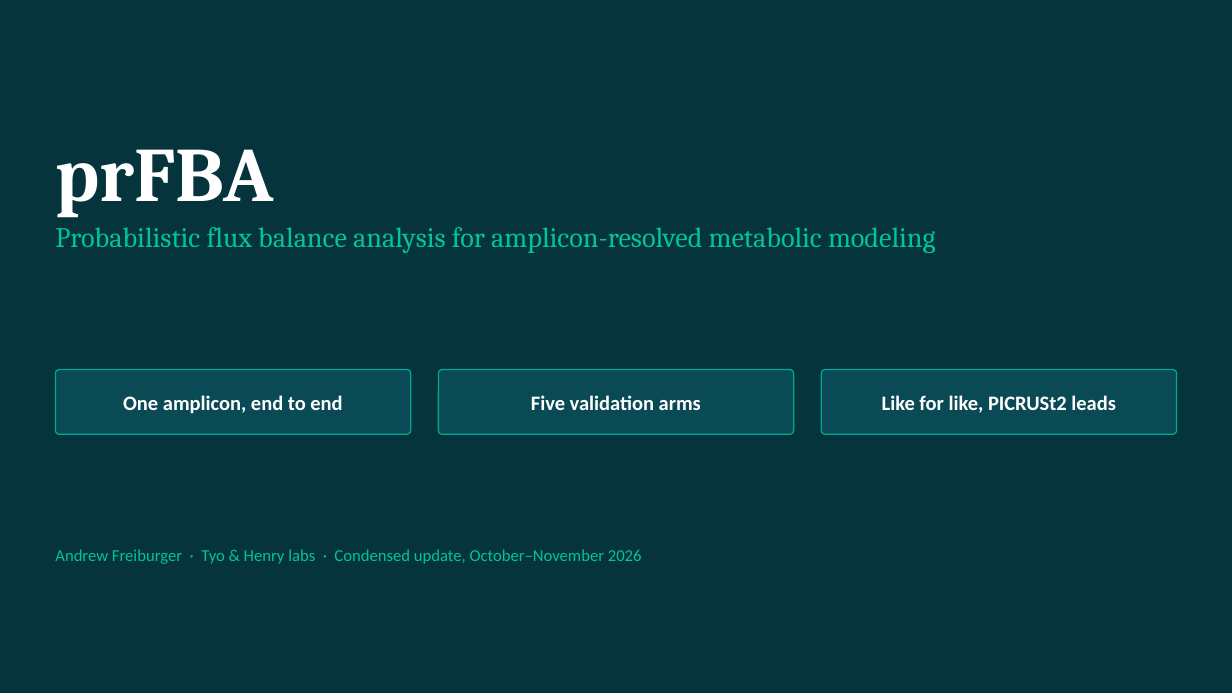
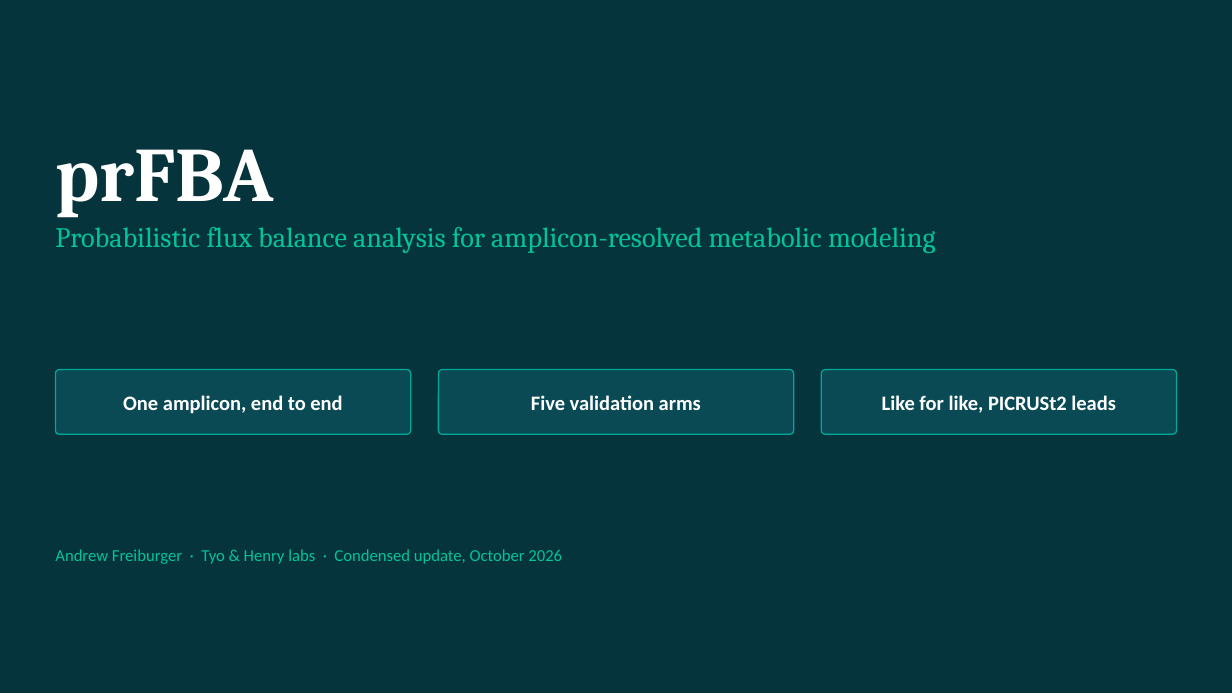
Before and after one commit to freiburgermsu/prFBA, a slide deck: slide 1 of presentations/prFBA_brief_2026-10.pptx. Drawn at 1232x693 pixels with LibreOffice and Linux fonts; fonts in the diff are those of the drawing. Boxes give left, top, right and bottom in pixels: in the first picture for what was removed or moved away, otherwise in the second. Text is boxed around its words. In the diff, an @@ line names an element or a change of style, - is before the commit and + after.

```diff
--- a/presentations/prFBA_brief_2026-10.pptx
+++ b/presentations/prFBA_brief_2026-10.pptx
@@ text at bbox=[55, 549, 562, 564]: text changed @@
-Andrew Freiburger · Tyo & Henry labs · Condensed update, October–November 2026
+Andrew Freiburger · Tyo & Henry labs · Condensed update, October 2026
```
Also in this commit, not shown: 1 other slide changed, 1 slide removed, 5 other files.
